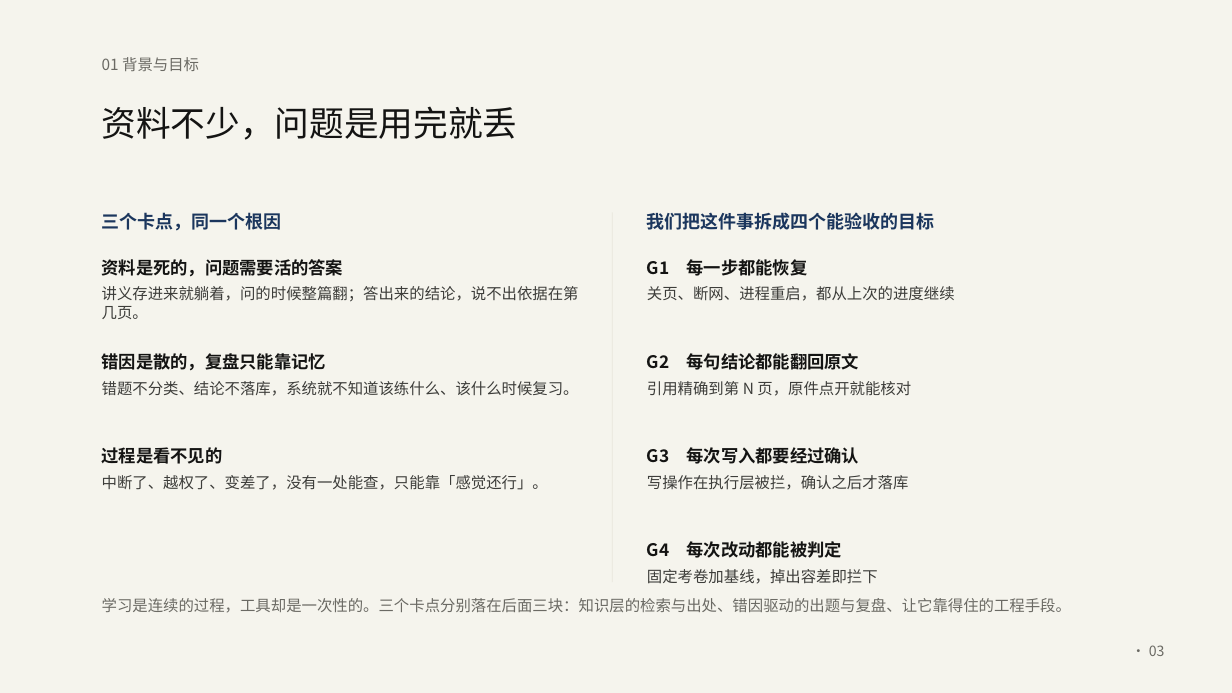
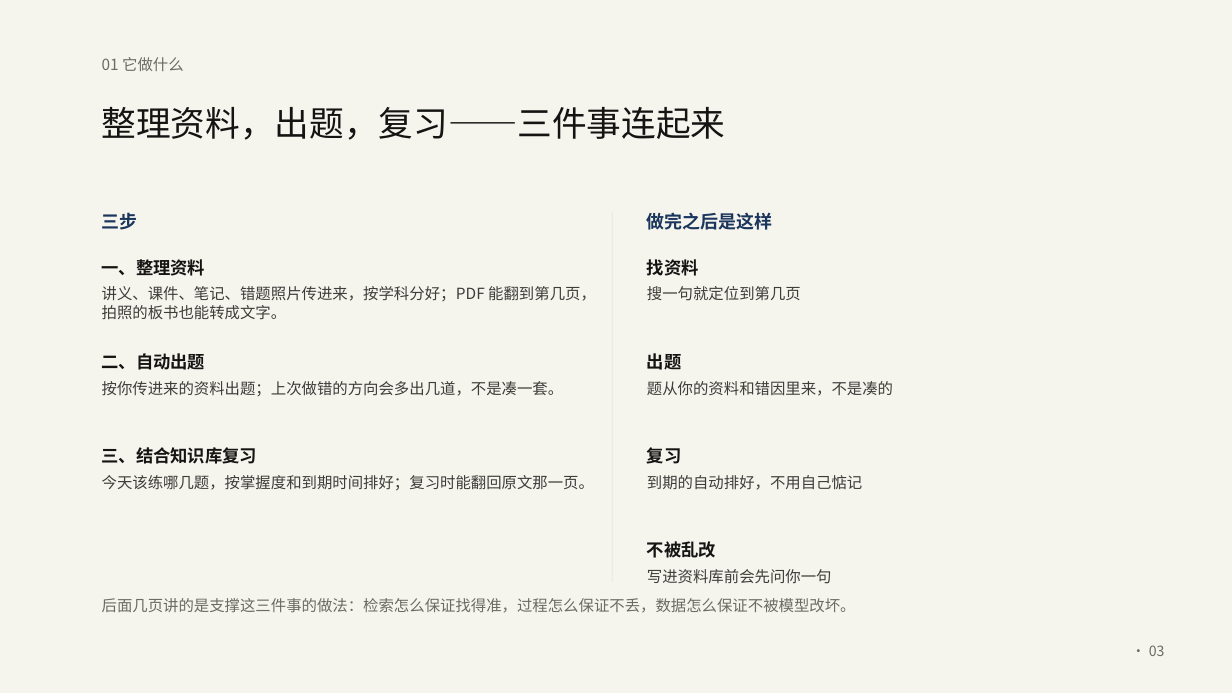
Before and after one commit to Baicaicn23/StudyGraph, a slide deck: slide 3 of docs/作品集/参赛/知迹答辩/知迹答辩.pptx. Drawn at 1232x693 pixels with LibreOffice and Linux fonts; fonts in the diff are those of the drawing. Boxes give left, top, right and bottom in pixels: in the first picture for what was removed or moved away, otherwise in the second. Text is boxed around its words. In the diff, an @@ line names an element or a change of style, - is before the commit and + after.

```diff
--- a/docs/作品集/参赛/知迹答辩/知迹答辩.pptx
+++ b/docs/作品集/参赛/知迹答辩/知迹答辩.pptx
@@ text at box(102, 57, 184, 71): text changed @@
-01 背景与目标
+01 它做什么
@@ text at box(102, 107, 726, 140): text changed @@
-资料不少，问题是用完就丢
+整理资料，出题，复习——三件事连起来
@@ text at box(102, 212, 138, 230): text changed @@
-三个卡点，同一个根因
+三步
@@ text at box(647, 212, 773, 230): text changed @@
-我们把这件事拆成四个能验收的目标
+做完之后是这样
@@ text at box(102, 259, 205, 276): text changed @@
-资料是死的，问题需要活的答案
+一、整理资料
@@ text at box(647, 259, 699, 276): text changed @@
-G1 每一步都能恢复
+找资料
@@ text at box(102, 286, 596, 319): text changed @@
-讲义存进来就躺着，问的时候整篇翻；答出来的结论，说不出依据在第几页。
+讲义、课件、笔记、错题照片传进来，按学科分好；PDF 能翻到第几页，拍照的板书也能转成文字。
@@ text at box(647, 286, 801, 301): text changed @@
-关页、断网、进程重启，都从上次的进度继续
+搜一句就定位到第几页
@@ text at box(102, 353, 205, 370): text changed @@
-错因是散的，复盘只能靠记忆
+二、自动出题
@@ text at box(647, 353, 682, 370): text changed @@
-G2 每句结论都能翻回原文
+出题
@@ text at box(102, 381, 564, 396): text changed @@
-错题不分类、结论不落库，系统就不知道该练什么、该什么时候复习。
+按你传进来的资料出题；上次做错的方向会多出几道，不是凑一套。
@@ text at box(647, 381, 893, 396): text changed @@
-引用精确到第 N 页，原件点开就能核对
+题从你的资料和错因里来，不是凑的
@@ text at box(102, 447, 257, 464): text changed @@
-过程是看不见的
+三、结合知识库复习
@@ text at box(647, 447, 682, 464): text changed @@
-G3 每次写入都要经过确认
+复习
@@ text at box(102, 475, 594, 491): text changed @@
-中断了、越权了、变差了，没有一处能查，只能靠「感觉还行」。
+今天该练哪几题，按掌握度和到期时间排好；复习时能翻回原文那一页。
@@ text at box(647, 475, 862, 490): text changed @@
-写操作在执行层被拦，确认之后才落库
+到期的自动排好，不用自己惦记
@@ text at box(647, 541, 716, 558): text changed @@
-G4 每次改动都能被判定
+不被乱改
@@ text at box(647, 569, 832, 584): text changed @@
-固定考卷加基线，掉出容差即拦下
+写进资料库前会先问你一句
@@ text at box(102, 598, 856, 613): text changed @@
-学习是连续的过程，工具却是一次性的。三个卡点分别落在后面三块：知识层的检索与出处、错因驱动的出题与复盘、让它靠得住的工程手段。
+后面几页讲的是支撑这三件事的做法：检索怎么保证找得准，过程怎么保证不丢，数据怎么保证不被模型改坏。
```
Also in this commit, not shown: 2 other slides changed, 3 other files.
